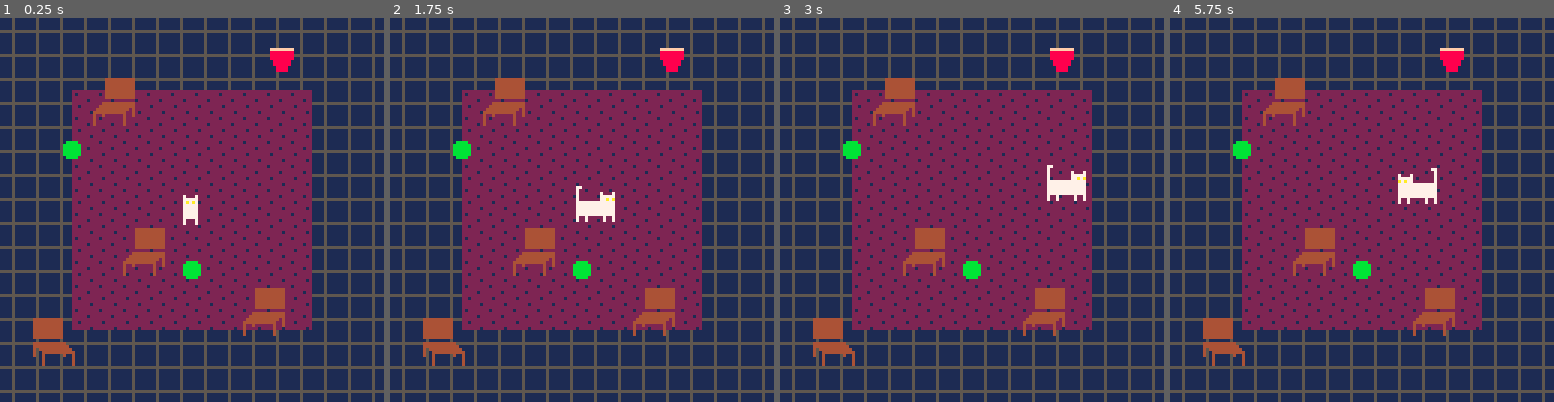
Above: before the commit, frames 1-4 (left to right).
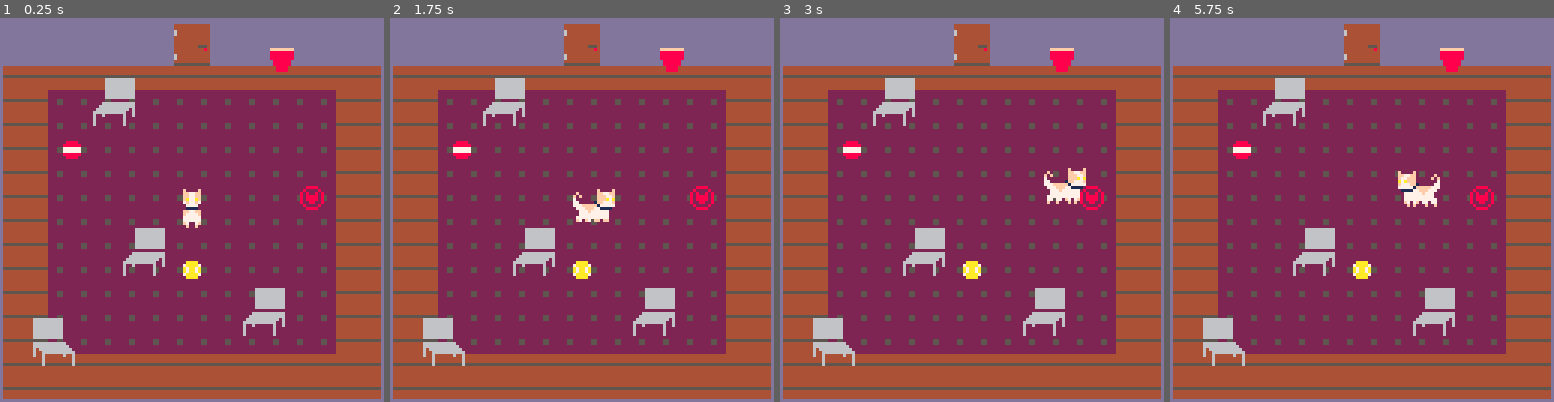
Above: after the commit, the same moments.

Repository: Mpgrime/GameDesign
Game: PICO-8 cartridge catgame.p8
The game is run twice, just before and just after one commit, with the same random seed, the same clock (stepped at 60 frames per second) and the same inputs.
Inputs:
- Up to frame 1 (0.25 s): no input
- Up to frame 2 (1.75 s): hold Right from 1.6 s (still down)
- Up to frame 3 (3 s): release Right at 2.1 s; hold Up 2.15-2.42 s; hold Right from 2.47 s (still down)
- Up to frame 4 (5.75 s): release Right at 3.03 s; hold Left 3.08-3.58 s; hold Down 3.63-3.97 s; hold Right 4.02-4.68 s; hold Up 4.73-5.03 s; hold Left 5.08-5.68 s; hold Down from 5.73 s (still down)

The runs differ from the first frame. In frame 1, 67% of the frame differs, in the area x 0-100%, y 0-100%; in frame 2, 67%; in frame 3, 67%; in frame 4, 67%.

Commit message:
Updated sprites, organized code
Organized some of the code to help make it a bit more readable, as well as adding some table so we don't have to search for values as much. Also updated some of the sprites, mainly the cat and room. Also added a "magical sign" in which it turns green upon an object being pushed over it (it's the basic puzzle for the prototype).

Diff:
--- a/catgame.p8
+++ b/catgame.p8
@@ -6,250 +6,270 @@
 --by xan weatherholtz, matthew grimelli, malik hill, marjon ward
 
 function _init()
-	frame = 1
-	catpos = { x = 56, y = 56 }
-	pose = 7
-	--frame when still
-	flipped = false
-
-	--chair locations:
-	chairx = { 40, 80, 30, 10 }
-	chairy = { 70, 90, 20, 100 }
-	--chair bottom locations:
-	bchairx = { 40, 80, 30, 10 }
-	bchairy = { 78, 98, 28, 108 }
-	--ball locations:
-	ballposx = { 60, 20 }
-	ballposy = { 80, 40 }
-
-	cw = 14
-	--cat width
-	ch = 14
-	--cat height
-	chairw = 14
-	--chair width
-	chairh = 16
-	--chair height
-	ballw = 6
-	--ball width
-	ballh = 6
-	--ball height
-	bchairw = 14
-	bchairh = 7
-	cupframe = 38
-	cupflip = false
-	--true if cup reflected
+ frame=1
+ pose=7 --frame when still
+
+ --player cat class/table
+ cat={
+	x=56,y=56,w=14,h=14, --position(x,y), width, height
+ 	size=2,flipped=false --sprite size, flipping the sprite
+ }
+
+ --chair class/table
+ chair={
+ 	x={40,80,30,10},y={70,90,20,100}, --chair locations
+ 	bx={40,80,30,10},by={78,98,28,108}, --chair bottom locations
+ 	w=14,h=16,bw=14,bh=7 --chair/chair bottom width/height
+ }
+
+	--magic_sign class/table
+ msign={
+	x=100,y=56,w=8,h=8,
+	size=1,frame=124
+ }
+
+ --ball class/table
+ ball={x={60,20},y={80,40},w=6,h=6}
+
+ --cup class/table
+ cup={
+	x=90,y=10,w=8,h=8,
+ 	size=1,frame=38,flipped=false --flip=true if reflected
+ }
 end
 
 function _update()
-	flist = { pose, pose, pose }
-	--if no buttons pressed
-	--canmove=true
+ flist={pose,pose,pose} --if no buttons pressed, canmove=true
 
 	--frame change
-	if frame < 3.9 then
-		frame += .3 --sets anim speed
-	else
-		frame = 1
+ if frame<3.9 then
+ 	frame+=.3 --sets anim speed
+ else
+ 	frame=1
+ end
+
+ player_ctrl()
+ signswitch()
+end
+
+function _draw()
+	--clears screen w/ light blue for sky
+ cls(12)
+ map(0,0,0,0,16,16) --draws map
+ player_draw()
+ props_draw()
+end
+
+-->8
+--[update tab]
+
+function player_ctrl()
+--arrow controls
+ if btn(⬆️) then
+ 	local canmove=true
+ 	for i=1,4 do
+ 		--if col w/ bchair, can't move:
+ 		if collision(cat.x,cat.y-1,cat.w,cat.h,
+ 		chair.bx[i],chair.by[i],chair.w,chair.h) then
+ 			canmove=false
+ 		end
+ 		--if col w/ ball, ball moves:
+ 		if i<3 and collision(cat.x,cat.y-1,cat.w,cat.h,
+ 		ball.x[i],ball.y[i],ball.w,ball.h) then
+ 			ball.y[i]-=1
+ 		end
+ 	end
+ 	--if col w/ cup
+ 	if collision(cat.x,cat.y-1,cat.w,cat.h,
+ 	cup.x,cup.y,cup.w,cup.h) then
+ 			canmove=false
+ 	end
+ 	--pos change if able:
+ 	if(canmove) then cat.y-=1 end
+ 	--frame set change
+ 	flist={32,34,36}
+ 	--pose change
+ 	pose=32
+ 	--no sprite flipping
+ 	cat.flipped=false
+ end
+ if btn(⬇️) then
+ 	local canmove=true
+ 	for i=1,4 do
+ 		--if col w/ bchair, can't move:
+ 		if collision(cat.x,cat.y+1,cat.w,cat.h,
+ 		chair.bx[i],chair.by[i],chair.bw,chair.bh) then
+ 			canmove=false
+ 		end
+ 		--if col w/ ball, ball moves:
+ 		if i<3 and collision(cat.x,cat.y+1,cat.w,cat.h,
+ 		ball.x[i],ball.y[i],ball.w,ball.h) then
+ 			ball.y[i]+=1
+ 		end
+ 	end
+ 	--if col w/ cup
+ 	if collision(cat.x,cat.y+1,cat.w,cat.h,
+ 	cup.x,cup.y,cup.w,cup.h) then
+ 			canmove=false
+ 	end
+ 	--pos change if able:
+ 	if(canmove) then cat.y+=1 end
+ 	flist={7,9,11}
+ 	pose = 7
+ 	cat.flipped=false
+ end
+ if btn(⬅️) then
+ 	local canmove=true
+ 	for i=1,4 do
+ 		--if col w/ bchair, can't move:
+ 		if collision(cat.x-1,cat.y,cat.w,cat.h,
+ 		chair.bx[i],chair.by[i],chair.bw,chair.bh) then
+ 			canmove=false
+ 		end
+ 		--if col w/ ball, ball moves:
+ 		if i<3 and collision(cat.x-1,cat.y,cat.w,cat.h,
+ 		ball.x[i],ball.y[i],ball.w,ball.h) then
+ 			ball.x[i]-=1
+ 		end
+ 	end
+ 	--if col w/ cup, change cup
+ 	if collision(cat.x-1,cat.y,cat.w,cat.h,
+ 	cup.x,cup.y,cup.w,cup.h) then
+ 			canmove=false
+ 			if cup.frame==38 then --if not already changed
+ 				cup.frame=54
+ 			end
+ 	end
+ 	--pos change if able:
+ 	if(canmove) then cat.x-=1 end
+ 	flist={1,3,5}
+ 	pose=1
+ 	cat.flipped=false
+ end
+ if btn(➡️) then
+ 	local canmove=true
+ 	for i=1,4 do
+ 		--if col w/ bchair, can't move:
+ 		if collision(cat.x+1,cat.y,cat.w,cat.h,
+ 		chair.bx[i],chair.by[i],chair.bw,chair.bh) then
+ 			canmove=false
+ 		end
+ 		--if col w/ ball, ball moves:
+ 		if i<3 and collision(cat.x+1,cat.y,cat.w,cat.h,
+ 		ball.x[i],ball.y[i],ball.w,ball.h) then
+ 			ball.x[i]+=1
+ 		end
+ 	end
+ 	--if col w/ cup, change cup
+ 	if collision(cat.x+1,cat.y,cat.w,cat.h,
+ 	cup.x,cup.y,cup.w,cup.h) then
+ 			canmove=false
+ 			if cup.frame==38 then --if not already changed
+ 				cup.frame=54
+ 				cup.flipped=true
+ 			end
+ 	end
+ 	--pos change if able:
+ 	if(canmove) then cat.x+=1 end
+ 	--catpos.x+=1
+ 	flist={1,3,5}
+ 	pose=1
+ 	cat.flipped=true --backwards ⬅️ sprite
+ end
+end
+
+--sign turns green when red ball touches it
+function signswitch()
+	if collision(ball.x[2],ball.y[2],ball.w,ball.h,
+	msign.x,msign.y,msign.w,msign.h) then
+		msign.frame=125
 	end
-
-	--arrow controls
-	if btn(⬆️) then
-		local canmove = true
-		for i = 1, 4 do
-			--if col w/ bchair, can't move:
-			if collision(catpos.x, catpos.y - 1, cw, ch, bchairx[i], bchairy[i], bchairw, bchairh) then
-				canmove = false
-			end
-			--if col w/ ball, ball moves:
-			if i < 3
-					and collision(
-				catpos.x, catpos.y - 1, cw, ch,
-				ballposx[i], ballposy[i], ballw, ballh
-			) then
-				ballposy[i] -= 1
-			end
-		end
-		--if col w/ cup
-		if collision(
-			catpos.x, catpos.y - 1, cw, ch,
-			90, 10, 8, 8
-		) then
-			canmove = false
-		end
-		--pos change if able:
-		if canmove then catpos.y -= 1 end
-		--frame set change
-		flist = { 32, 34, 36 }
-		--pose change
-		pose = 32
-		--no sprite flipping
-		flipped = false
+end
+
+--returns true if 2 objs collided
+function collision(
+	x1,y1,w1,h1, --position,width obj1
+	x2,y2,w2,h2) --pos, width obj2
+
+	local hit=false
+
+	--collision distance:
+	local coldisx=w1*.5+w2*.5
+	local coldisy=h1*.5+h2*.5
+
+	--current distances each axis:
+	local curdisx=abs((x1+(w1/2))-(x2+(w2/2)))
+	local curdisy=abs((y1+(h1/2))-(y2+(h2/2)))
+
+	if curdisx<coldisx and curdisy<coldisy then
+		hit=true
 	end
-	if btn(⬇️) then
-		local canmove = true
-		for i = 1, 4 do
-			--if col w/ bchair, can't move:
-			if collision(
-				catpos.x, catpos.y + 1, cw, ch,
-				bchairx[i], bchairy[i], bchairw, bchairh
-			) then
-				canmove = false
-			end
-			--if col w/ ball, ball moves:
-			if i < 3
-					and collision(
-				catpos.x, catpos.y + 1, cw, ch,
-				ballposx[i], ballposy[i], ballw, ballh
-			) then
-				ballposy[i] += 1
-			end
-		end
-		--if col w/ cup
-		if collision(
-			catpos.x, catpos.y + 1, cw, ch,
-			90, 10, 8, 8
-		) then
-			canmove = false
-		end
-		--pos change if able:
-		if canmove then catpos.y += 1 end
-		flist = { 7, 9, 11 }
-		pose = 7
-		flipped = false
-	end
-	if btn(⬅️) then
-		local canmove = true
-		for i = 1, 4 do
-			--if col w/ bchair, can't move:
-			if collision(
-				catpos.x - 1, catpos.y, cw, ch,
-				bchairx[i], bchairy[i], bchairw, bchairh
-			) then
-				canmove = false
-			end
-			--if col w/ ball, ball moves:
-			if i < 3
-					and collision(
-				catpos.x - 1, catpos.y, cw, ch,
-				ballposx[i], ballposy[i], ballw, ballh
-			) then
-				ballposx[i] -= 1
-			end
-		end
-		--if col w/ cup, change cup
-		if collision(
-			catpos.x - 1, catpos.y, cw, ch,
-			90, 10, 8, 8
-		) then
-			canmove = false
-			if cupframe == 38 then
-				--if not already changed
-				cupframe = 54
-			end
-		end
-		--pos change if able:
-		if canmove then catpos.x -= 1 end
-		flist = { 1, 3, 5 }
-		pose = 1
-		flipped = false
-	end
-	if btn(➡️) then
-		local canmove = true
-		for i = 1, 4 do
-			--if col w/ bchair, can't move:
-			if collision(
-				catpos.x + 1, catpos.y, cw, ch,
-				bchairx[i], bchairy[i], bchairw, bchairh
-			) then
-				canmove = false
-			end
-			--if col w/ ball, ball moves:
-			if i < 3
-					and collision(
-				catpos.x + 1, catpos.y, cw, ch,
-				ballposx[i], ballposy[i], ballw, ballh
-			) then
-				ballposx[i] += 1
-			end
-		end
-		--if col w/ cup, change cup
-		if collision(
-			catpos.x + 1, catpos.y, cw, ch,
-			90, 10, 8, 8
-		) then
-			canmove = false
-			if cupframe == 38 then
-				--if not already changed
-				cupframe = 54
-				cupflip = true
-			end
-		end
-		--pos change if able:
-		if canmove then catpos.x += 1 end
-		--catpos.x+=1
-		flist = { 1, 3, 5 }
-		pose = 1
-		flipped = true --backwards ⬅️ sprite
-	end
-end
-
-function _draw()
-	cls()
-	map(0, 0, 0, 0, 16, 16)
-	--draws map
-	--🐱 cat sprite:
-	spr(flist[flr(frame)], catpos.x, catpos.y, 2, 2, flipped)
-	--flr rounds down to nearest int
-	--gets item 1-3 from flist
-	--spr(framenum,x,y,framesize,framesize,flipped?)
-	--chair + ball sprites:
-	spr(42, chairx[1], chairy[1], 2, 2)
-	spr(42, chairx[2], chairy[2], 2, 2)
-	spr(42, chairx[3], chairy[3], 2, 2)
-	spr(42, chairx[4], chairy[4], 2, 2, true)
-	spr(44, ballposx[1], ballposy[1], 1, 1)
-	spr(44, ballposx[2], ballposy[2], 1, 1)
-
-	--bottoms of chairs sprites
-	spr(45, bchairx[1], bchairy[1], 2, 2)
-	spr(45, bchairx[2], bchairy[2], 2, 2)
-	spr(45, bchairx[3], bchairy[3], 2, 2)
-	spr(45, bchairx[4], bchairy[4], 2, 2, true)
-
-	--cup sprite:
-	spr(cupframe, 90, 10, 1, 1, cupflip)
-	--water sprite:
-	if cupframe == 54 then
-		if cupflip then
-			spr(39, 98, 10, 1, 1, true)
-		else
-			spr(39, 82, 10, 1, 1)
-		end
-	end
-end
-
---returns true if 2 objs collided
-function collision(x1, y1, w1, h1, x2, y2, w2, h2)
-	--position,width obj1
-	--pos, width obj2
-
-	local hit = false
-
-	--collision distance:
-	local coldisx = w1 * .5 + w2 * .5
-	local coldisy = h1 * .5 + h2 * .5
-
-	--current distances each axis:
-	local curdisx = abs(x1 + w1 / 2 - x2 + w2 / 2)
-	local curdisy = abs(y1 + h1 / 2 - y2 + h2 / 2)
-
-	if curdisx < coldisx and curdisy < coldisy then
-		hit = true
-	end
 
 	return hit
-end
+
+end
+-->8
+--[draw tab]
+
+function player_draw()
+--🐱 cat sprite:
+ spr(flist[flr(frame)],cat.x,cat.y,cat.size,cat.size,cat.flipped)
+ 	--flr rounds down to nearest int
+ 	--gets item 1-3 from flist
+ 	--spr(framenum,x,y,framesize,framesize,flipped?)
+end
+
+function props_draw()
+--chair + ball sprites:
+ spr(42,chair.x[1],chair.y[1],2,2)
+ spr(42,chair.x[2],chair.y[2],2,2)
+ spr(42,chair.x[3],chair.y[3],2,2)
+ spr(42,chair.x[4],chair.y[4],2,2,true)
+ spr(44,ball.x[1],ball.y[1],1,1)
+ spr(60,ball.x[2],ball.y[2],1,1)
+
+ --bottoms of chairs sprites
+ spr(45,chair.bx[1],chair.by[1],2,2)
+ spr(45,chair.bx[2],chair.by[2],2,2)
+ spr(45,chair.bx[3],chair.by[3],2,2)
+ spr(45,chair.bx[4],chair.by[4],2,2,true)
+
+ --cup sprite:
+ spr(cup.frame,cup.x,cup.y,cup.size,cup.size,cup.flipped)
+ --water sprite:
+ if cup.frame==54 then
+ 	if cup.flipped then
+ 		spr(39,98,10,1,1,true)
+ 	else
+ 		spr(39,82,10,1,1)
+ 	end
+ end
+
+ spr(msign.frame,msign.x,msign.y,msign.size,msign.size)
+end
+…(23 lines of a section not shown)…
 
 
 
@@ -423,19 +443,19 @@
 
 
 __map__
-4343434343434343434343434343434300000000000000000000000000000000000000000000000000000000000000000000000000000000000000000000000000000000000000000000000000000000000000000000000000000000000000000000000000000000000000000000000000000000000000000000000000000000
-4343434343434343434343434343434300000000000000000000000000000000000000000000000000000000000000000000000000000000000000000000000000000000000000000000000000000000000000000000000000000000000000000000000000000000000000000000000000000000000000000000000000000000
-4343434343434343434343434343434300000000000000000000000000000000000000000000000000000000000000000000000000000000000000000000000000000000000000000000000000000000000000000000000000000000000000000000000000000000000000000000000000000000000000000000000000000000
-4343434242424242424242424243434300000000000000000000000000000000000000000000000000000000000000000000000000000000000000000000000000000000000000000000000000000000000000000000000000000000000000000000000000000000000000000000000000000000000000000000000000000000
-4343434242424242424242424243434300000000000000000000000000000000000000000000000000000000000000000000000000000000000000000000000000000000000000000000000000000000000000000000000000000000000000000000000000000000000000000000000000000000000000000000000000000000
-4343434242424242424242424243434300000000000000000000000000000000000000000000000000000000000000000000000000000000000000000000000000000000000000000000000000000000000000000000000000000000000000000000000000000000000000000000000000000000000000000000000000000000
-4343434242424242424242424243434300000000000000000000000000000000000000000000000000000000000000000000000000000000000000000000000000000000000000000000000000000000000000000000000000000000000000000000000000000000000000000000000000000000000000000000000000000000
-4343434242424242424242424243434300000000000000000000000000000000000000000000000000000000000000000000000000000000000000000000000000000000000000000000000000000000000000000000000000000000000000000000000000000000000000000000000000000000000000000000000000000000
-4343434242424242424242424243434300000000000000000000000000000000000000000000000000000000000000000000000000000000000000000000000000000000000000000000000000000000000000000000000000000000000000000000000000000000000000000000000000000000000000000000000000000000
-4343434242424242424242424243434300000000000000000000000000000000000000000000000000000000000000000000000000000000000000000000000000000000000000000000000000000000000000000000000000000000000000000000000000000000000000000000000000000000000000000000000000000000
-4343434242424242424242424243434300000000000000000000000000000000000000000000000000000000000000000000000000000000000000000000000000000000000000000000000000000000000000000000000000000000000000000000000000000000000000000000000000000000000000000000000000000000
-4343434242424242424242424243434300000000000000000000000000000000000000000000000000000000000000000000000000000000000000000000000000000000000000000000000000000000000000000000000000000000000000000000000000000000000000000000000000000000000000000000000000000000
-4343434242424242424242424243434300000000000000000000000000000000000000000000000000000000000000000000000000000000000000000000000000000000000000000000000000000000000000000000000000000000000000000000000000000000000000000000000000000000000000000000000000000000
-4343434343434343434343434343434300000000000000000000000000000000000000000000000000000000000000000000000000000000000000000000000000000000000000000000000000000000000000000000000000000000000000000000000000000000000000000000000000000000000000000000000000000000
-4343434343434343434343434343434300000000000000000000000000000000000000000000000000000000000000000000000000000000000000000000000000000000000000000000000000000000000000000000000000000000000000000000000000000000000000000000000000000000000000000000000000000000
-4343434343434343434343434343434300000000000000000000000000000000000000000000000000000000000000000000000000000000000000000000000000000000000000000000000000000000000000000000000000000000000000000000000000000000000000000000000000000000000000000000000000000000
+47484748474847494a4847484748474800000000000000000000000000000000000000000000000000000000000000000000000000000000000000000000000000000000000000000000000000000000000000000000000000000000000000000000000000000000000000000000000000000000000000000000000000000000
+57585758575857595a5857585758575800000000000000000000000000000000000000000000000000000000000000000000000000000000000000000000000000000000000000000000000000000000000000000000000000000000000000000000000000000000000000000000000000000000000000000000000000000000
+4043434343434343434343434343434500000000000000000000000000000000000000000000000000000000000000000000000000000000000000000000000000000000000000000000000000000000000000000000000000000000000000000000000000000000000000000000000000000000000000000000000000000000
+4043464646464646464646464646434500000000000000000000000000000000000000000000000000000000000000000000000000000000000000000000000000000000000000000000000000000000000000000000000000000000000000000000000000000000000000000000000000000000000000000000000000000000
+4043464646464646464646464646434500000000000000000000000000000000000000000000000000000000000000000000000000000000000000000000000000000000000000000000000000000000000000000000000000000000000000000000000000000000000000000000000000000000000000000000000000000000
+4043464646464646464646464646434500000000000000000000000000000000000000000000000000000000000000000000000000000000000000000000000000000000000000000000000000000000000000000000000000000000000000000000000000000000000000000000000000000000000000000000000000000000
+4043464646464646464646464646434500000000000000000000000000000000000000000000000000000000000000000000000000000000000000000000000000000000000000000000000000000000000000000000000000000000000000000000000000000000000000000000000000000000000000000000000000000000
+4043464646464646464646464646434500000000000000000000000000000000000000000000000000000000000000000000000000000000000000000000000000000000000000000000000000000000000000000000000000000000000000000000000000000000000000000000000000000000000000000000000000000000
+4043464646464646464646464646434500000000000000000000000000000000000000000000000000000000000000000000000000000000000000000000000000000000000000000000000000000000000000000000000000000000000000000000000000000000000000000000000000000000000000000000000000000000
+4043464646464646464646464646434500000000000000000000000000000000000000000000000000000000000000000000000000000000000000000000000000000000000000000000000000000000000000000000000000000000000000000000000000000000000000000000000000000000000000000000000000000000
+4043464646464646464646464646434500000000000000000000000000000000000000000000000000000000000000000000000000000000000000000000000000000000000000000000000000000000000000000000000000000000000000000000000000000000000000000000000000000000000000000000000000000000
+4043464646464646464646464646434500000000000000000000000000000000000000000000000000000000000000000000000000000000000000000000000000000000000000000000000000000000000000000000000000000000000000000000000000000000000000000000000000000000000000000000000000000000
+4043464646464646464646464646434500000000000000000000000000000000000000000000000000000000000000000000000000000000000000000000000000000000000000000000000000000000000000000000000000000000000000000000000000000000000000000000000000000000000000000000000000000000
+4043464646464646464646464646434500000000000000000000000000000000000000000000000000000000000000000000000000000000000000000000000000000000000000000000000000000000000000000000000000000000000000000000000000000000000000000000000000000000000000000000000000000000
+4043434343434343434343434343434500000000000000000000000000000000000000000000000000000000000000000000000000000000000000000000000000000000000000000000000000000000000000000000000000000000000000000000000000000000000000000000000000000000000000000000000000000000
+4144444444444444444444444444444200000000000000000000000000000000000000000000000000000000000000000000000000000000000000000000000000000000000000000000000000000000000000000000000000000000000000000000000000000000000000000000000000000000000000000000000000000000
Not shown, changed: 86 lines of the sprite sheet (__gfx__) section of catgame.p8
Not shown, added: draft_sprsheet.png
